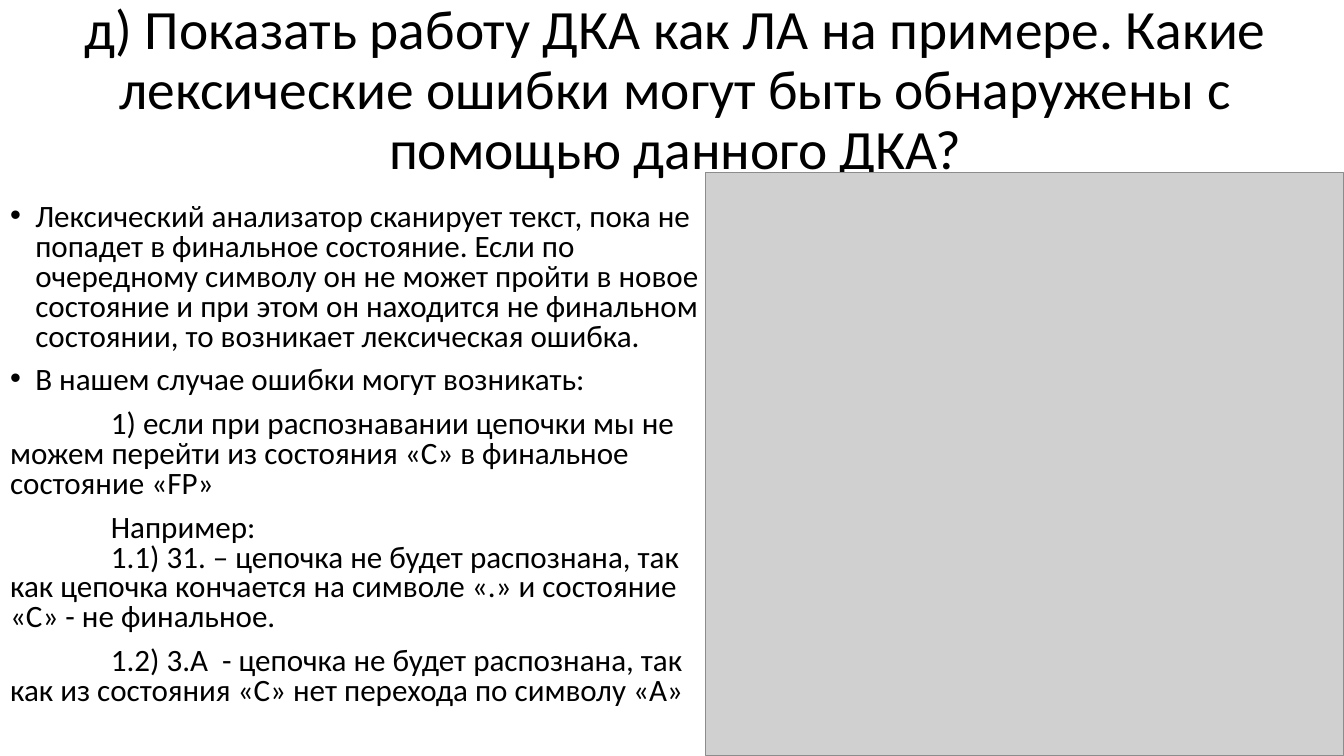
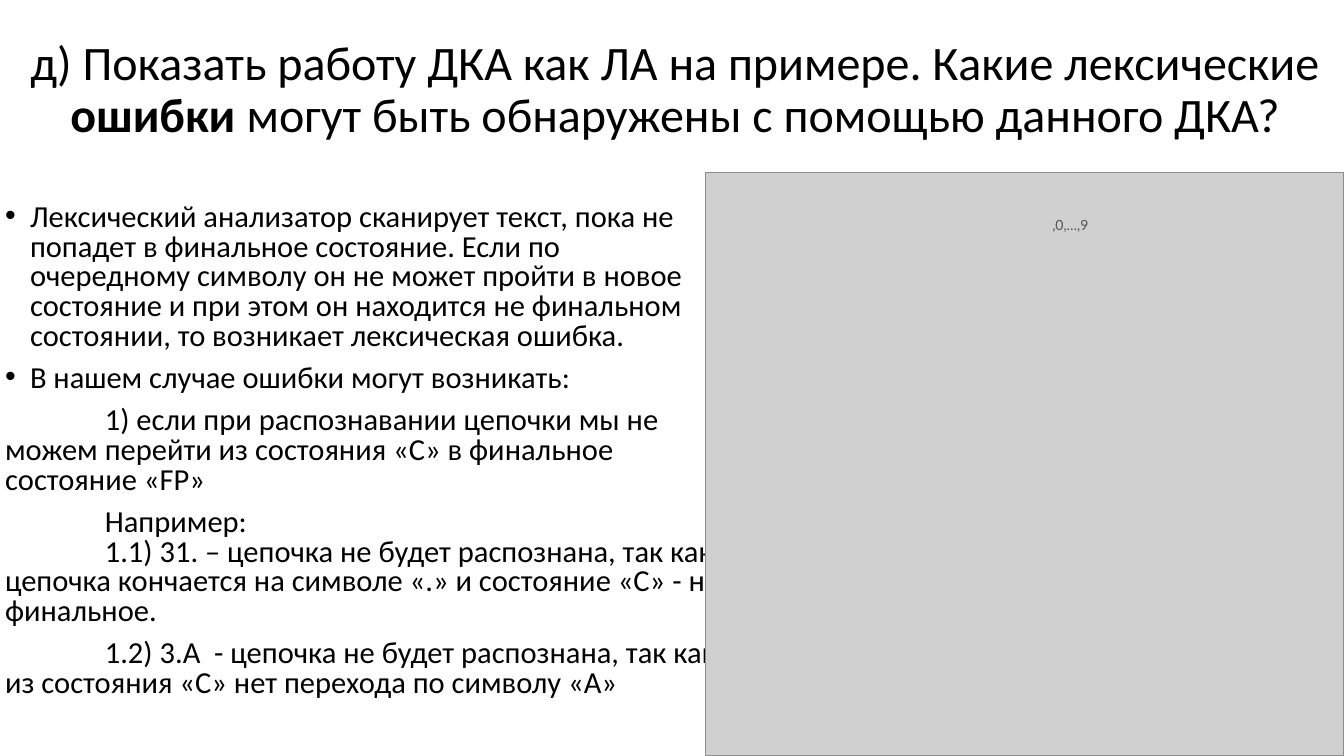
Before and after one commit to goddamnteam/korzun, a slide deck: slide 15 of task5.pptx. Drawn at 1344x756 pixels with LibreOffice and Linux fonts; fonts in the diff are those of the drawing; grey boxes stand for pictures. Boxes give left, top, right and bottom in pixels: in the first picture for what was removed or moved away, otherwise in the second. Text is boxed around its words. In the diff, an @@ line names an element or a change of style, - is before the commit and + after.

```diff
--- a/task5.pptx
+++ b/task5.pptx
@@ title "д) Показать работу ДКА как ..." at <box>30,45,1319,140</box>: size 39.6 to 34.3 pt; bold on in "ошибки" @@
@@ text "Лексический анализатор сканирует текст, пока ..." at <box>5,206,720,698</box>: size 22.2 to 21.8 pt; line spacing 0.8 to 0.81; less space between paragraphs @@
@@ text added at <box>1052,220,1088,232</box>, 10 pt, text #535353 @@
+,0,…,9
```
Also in this commit, not shown: 15 other slides changed.
